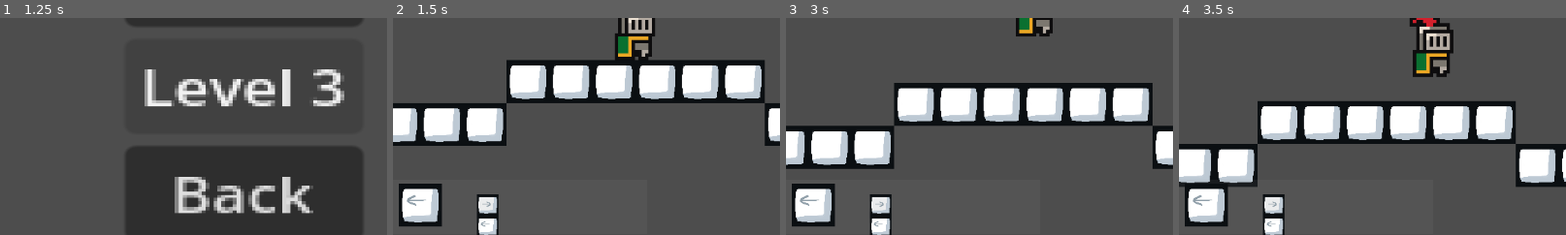
Above: before the commit, frames 1-4 (left to right).
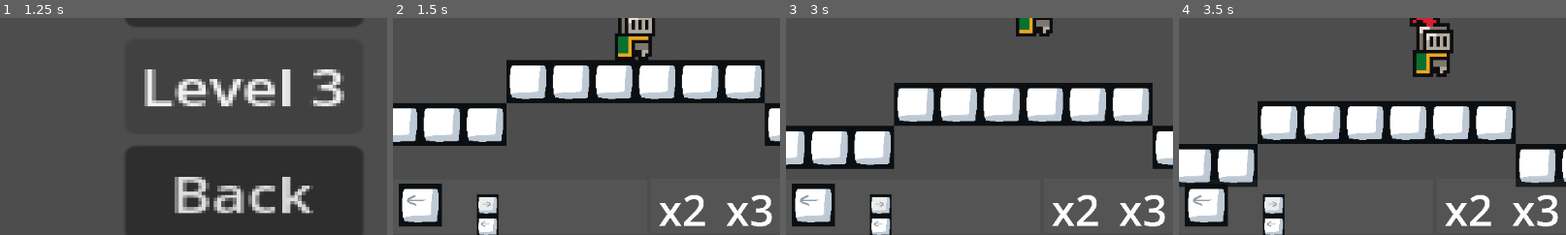
Above: after the commit, the same moments.

Repository: matt-neave/shapeEscape
Game: Godot game, scene res://scenes/menu.tscn
Same seed, same stepped clock (60 frames per second), same inputs: the game is played once before the commit and once after it.
Inputs (mouse positions are % of the whole screen's width and height, from its top left):
- Up to frame 1 (1.25 s): click "Start Game" at 0.5 s
- Up to frame 2 (1.5 s): click "Level 1" at 1.25 s
- Up to frame 3 (3 s): click (5, 89) at 2.02 s; tap Enter (ui_accept) at 2.75 s; move the mouse to (72, 45) at 2.77 s; hold Right (ui_right) from 2.78 s (still down); click (72, 45) at 2.85 s
- Up to frame 4 (3.5 s): keep holding Right (ui_right); tap Enter (ui_accept) at 3.02 s
The pictures show only the part of the screen within x 19-69%, y 46-96%; the shares and areas given below are measured in that part.

Frame 1 is identical in both runs. In frame 2, 1.4% of the frame differs, in the area x 68-98%, y 81-97%; in frame 3, 1.4%; in frame 4, 1.4%.

Commit message:
Multiplier drag and drop

Diff:
--- /dev/null
+++ b/scenes/available_multiplier.tscn
@@ -0,0 +1,51 @@
+[gd_scene load_steps=6 format=3 uid="uid://d3e5ec4tic44f"]
+
+[ext_resource type="Script" path="res://scripts/available_shape.gd" id="1_weeca"]
+[ext_resource type="Script" path="res://scripts/drag_multiplier.gd" id="2_7cn3y"]
+
+[sub_resource type="StyleBoxEmpty" id="StyleBoxEmpty_iah11"]
+
+[sub_resource type="LabelSettings" id="LabelSettings_fxdy5"]
+font_size = 256
+
+[sub_resource type="StyleBoxEmpty" id="StyleBoxEmpty_nf5pf"]
+
+[node name="AvailableMultiplier" type="Control"]
+custom_minimum_size = Vector2(100, 0)
+layout_mode = 3
+anchors_preset = 15
+anchor_right = 1.0
+anchor_bottom = 1.0
+grow_horizontal = 2
+grow_vertical = 2
+script = ExtResource("1_weeca")
+
+[node name="Panel" type="Panel" parent="."]
+layout_mode = 0
+offset_right = 82.0
+offset_bottom = 82.0
+theme_override_styles/panel = SubResource("StyleBoxEmpty_iah11")
+
+[node name="CenterContainer" type="CenterContainer" parent="Panel"]
+layout_mode = 0
+offset_left = 11.0
+offset_top = 2.0
+offset_right = 298.0
+offset_bottom = 351.0
+scale = Vector2(0.25, 0.25)
+
+[node name="Label" type="Label" parent="Panel/CenterContainer"]
+layout_mode = 2
+text = "x2"
+label_settings = SubResource("LabelSettings_fxdy5")
+
+[node name="Button" type="Button" parent="."]
+layout_mode = 0
+offset_right = 84.0
+offset_bottom = 80.0
+theme_override_styles/normal = SubResource("StyleBoxEmpty_nf5pf")
+script = ExtResource("2_7cn3y")
+
+[connection signal="button_down" from="Button" to="Button" method="_on_button_down"]
+[connection signal="button_up" from="Button" to="Button" method="_on_button_up"]
+[connection signal="pressed" from="Button" to="Button" method="_on_pressed"]
--- /dev/null
+++ b/scenes/avaliable_multipliers.tscn
@@ -0,0 +1,29 @@
+[gd_scene load_steps=3 format=3 uid="uid://bjyivq413uhna"]
+
+[ext_resource type="Script" path="res://scripts/avaliable_multipliers.gd" id="1_6ypu0"]
+
+[sub_resource type="StyleBoxFlat" id="StyleBoxFlat_8bj4x"]
+bg_color = Color(0.6, 0.6, 0.6, 0.0980392)
+
+[node name="AvaliableMultipliers" type="Control"]
+layout_mode = 3
+anchors_preset = 15
+anchor_right = 1.0
+anchor_bottom = 1.0
+offset_right = -569.0
+offset_bottom = -530.0
+grow_horizontal = 2
+grow_vertical = 2
+script = ExtResource("1_6ypu0")
+
+[node name="Panel" type="Panel" parent="."]
+layout_mode = 0
+offset_right = 541.0
+offset_bottom = 81.0
+theme_override_styles/panel = SubResource("StyleBoxFlat_8bj4x")
+
+[node name="HBoxContainer" type="HBoxContainer" parent="Panel"]
+layout_mode = 0
+offset_right = 541.0
+offset_bottom = 81.0
+theme_override_constants/separation = 0
--- a/scenes/level_select.tscn
+++ b/scenes/level_select.tscn
@@ -7,6 +7,7 @@
 anchors_preset = 0
 
 [node name="CenterContainer" type="CenterContainer" parent="."]
+layout_mode = 0
 offset_left = 305.0
 offset_top = 10.0
 offset_right = 401.0
--- a/scenes/sample_world.tscn
+++ b/scenes/sample_world.tscn
@@ -1,10 +1,11 @@
-[gd_scene load_steps=8 format=3 uid="uid://cpbgad7xpvgim"]
+[gd_scene load_steps=9 format=3 uid="uid://cpbgad7xpvgim"]
 
 [ext_resource type="TileSet" uid="uid://brbpok4okhehv" path="res://map_resources/world_tile_set.tres" id="1_3xljd"]
 [ext_resource type="Script" path="res://scripts/tile_draw_controller.gd" id="2_x5ed3"]
 [ext_resource type="PackedScene" uid="uid://c6bm4f81i0hg8" path="res://scenes/player.tscn" id="2_xc0v7"]
 [ext_resource type="PackedScene" uid="uid://dfiwma3suklni" path="res://scenes/avaliable_shapes.tscn" id="4_jnf17"]
 [ext_resource type="Script" path="res://scripts/goal.gd" id="4_ylrk4"]
+[ext_resource type="PackedScene" uid="uid://bjyivq413uhna" path="res://scenes/avaliable_multipliers.tscn" id="5_86tck"]
 
 [sub_resource type="RectangleShape2D" id="RectangleShape2D_ut35c"]
 
@@ -34,6 +35,12 @@
 offset_right = 18.0
 offset_bottom = 538.0
 
+[node name="AvaliableShapes2" parent="UI" instance=ExtResource("5_86tck")]
+offset_left = 600.0
+offset_top = 537.0
+offset_right = 31.0
+offset_bottom = 7.0
+
 [node name="Goal" type="Area2D" parent="."]
 position = Vector2(136.625, -3.875)
 script = ExtResource("4_ylrk4")
--- a/scripts/available_shape.gd
+++ b/scripts/available_shape.gd
@@ -3,3 +3,8 @@
 var shape: BuildingShape:
 	set(value):
 		$Panel/CenterContainer/ShapeSprite.shape = value
+
+var multiplier: float:
+	set(value):
+		$Panel/CenterContainer/Label.text = "x" + str(value)
+		$Button.multiplier_value = value
--- /dev/null
+++ b/scripts/avaliable_multipliers.gd
@@ -0,0 +1,23 @@
+extends Control
+
+var multipliers = []
+@onready var shape_container = $Panel/HBoxContainer
+const AVAILABLE_MULTIPLIER = preload("res://scenes/available_multiplier.tscn")
+
+# Called when the node enters the scene tree for the first time.
+func _ready():
+	# Testing multipliers
+	multipliers.append(2)
+	multipliers.append(3)
+
+	_draw_multiplier_ui()
+
+# Called every frame. 'delta' is the elapsed time since the previous frame.
+func _process(delta):
+	pass
+
+func _draw_multiplier_ui():
+	for multiplier in multipliers:
+		var new_multiplier = AVAILABLE_MULTIPLIER.instantiate()
+		new_multiplier.multiplier = multiplier
+		shape_container.add_child(new_multiplier)
--- /dev/null
+++ b/scripts/drag_multiplier.gd
@@ -0,0 +1,28 @@
+extends Button
+
+var initial_global_position
+var movement: bool = false
+var multiplier_value = 0
+
+# Called when the node enters the scene tree for the first time.
+func _ready():
+	pass
+
+func _process(_delta):
+	if movement && Input.is_action_just_released("primary"):
+		get_tree().call_group("tile_control", "multiplier_dropped", multiplier_value)
+		movement = false
+		get_parent().global_position = initial_global_position
+
+
+	if movement:
+		var mouse_position = get_global_mouse_position()
+		# Set parent center to mouse position
+		var parent = get_parent()
+		parent.global_position = mouse_position - size / 2
+
+
+
+func _on_button_down():
+	movement = true
+	initial_global_position = get_parent().global_position
--- a/scripts/tile_draw_controller.gd
+++ b/scripts/tile_draw_controller.gd
@@ -51,6 +51,9 @@
 func exit_placement_mode():
 	placement_mode = false
 
+func multiplier_dropped(scale):
+	_check_scale_shape(scale)
+
 func _place_shape_at_root(cell_pos):
 	if shapes.size() <= 0:
 		return
@@ -67,8 +70,7 @@
 	active_shapes.append(shape)
 	shapes.pop_front()
 
-func _check_scale_shape():
-	var scale = 3
+func _check_scale_shape(scale=1):
 	var mouse_pos = get_global_mouse_position()
 	var cell_pos = local_to_map(mouse_pos)
 	if get_used_cells(1).has(cell_pos):
